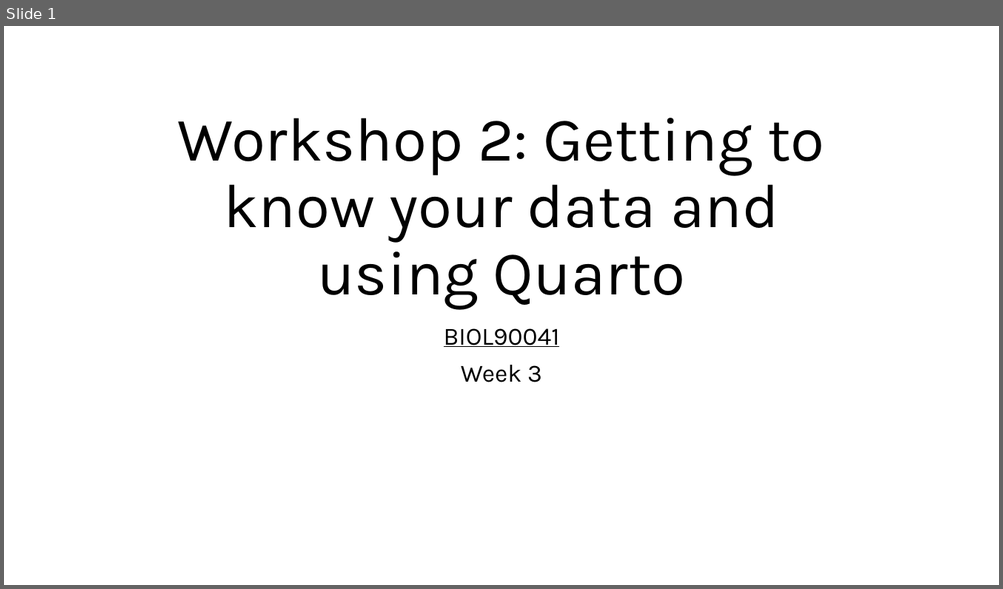
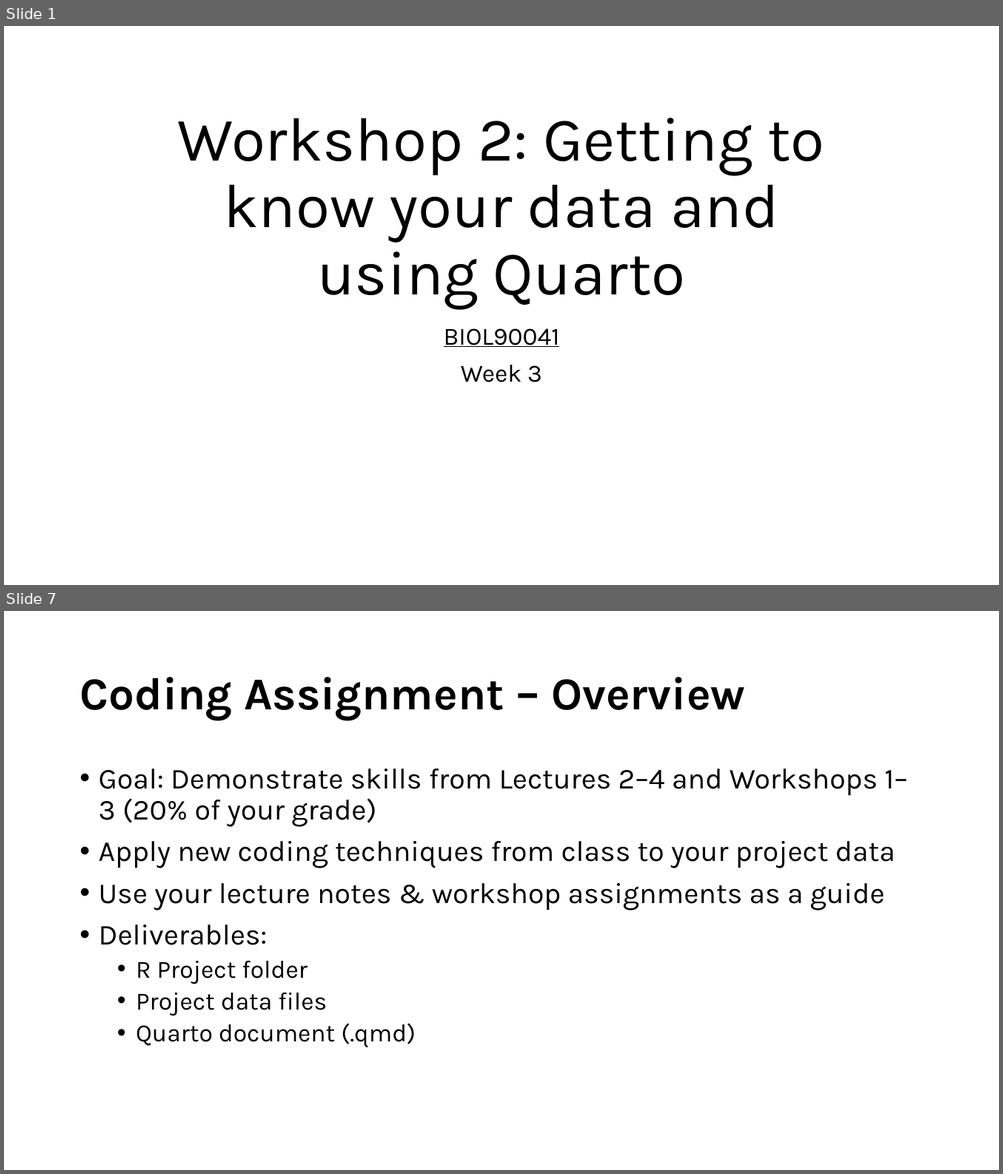
Before and after one commit to kris-wild/BIOL90041, a slide deck: Week_3/Workshop/Workshop_2.pptx. Shown one above the other, each under a label of ours: slide 1 before the commit, slides 1 and 7 after it; the slides between them are not shown. The pictures are 1003x589 and 1003x1174 pixels, drawn with LibreOffice and Linux fonts; fonts in the diff are those of the drawing. Boxes give left, top, right and bottom in pixels: in the first picture for what was removed or moved away, otherwise in the second. Text is boxed around its words. In the diff, an @@ line names an element or a change of style, - is before the commit and + after.

Commit message:
workshop 3

```diff
--- a/Week_3/Workshop/Workshop_2.pptx
+++ b/Week_3/Workshop/Workshop_2.pptx
@@ slide 7 added at [4, 611, 999, 1170], background #FFFFFF @@
@@ title added at [79, 677, 745, 721], 44 pt, text #000000, bold @@
+Coding Assignment – Overview
@@ text added at [99, 769, 907, 1048], 28 pt, text #000000 @@
+• Goal: Demonstrate skills from Lectures 2–4 and Workshops 1–3 (20% of your grade)
+• Apply new coding techniques from class to your project data
+• Use your lecture notes & workshop assignments as a guide
+• Deliverables:
+  • R Project folder
+  • Project data files
+  • Quarto document (.qmd)
```
Also in this commit, not shown: 1 slide changed, 10 other slides added, 21 other files.
